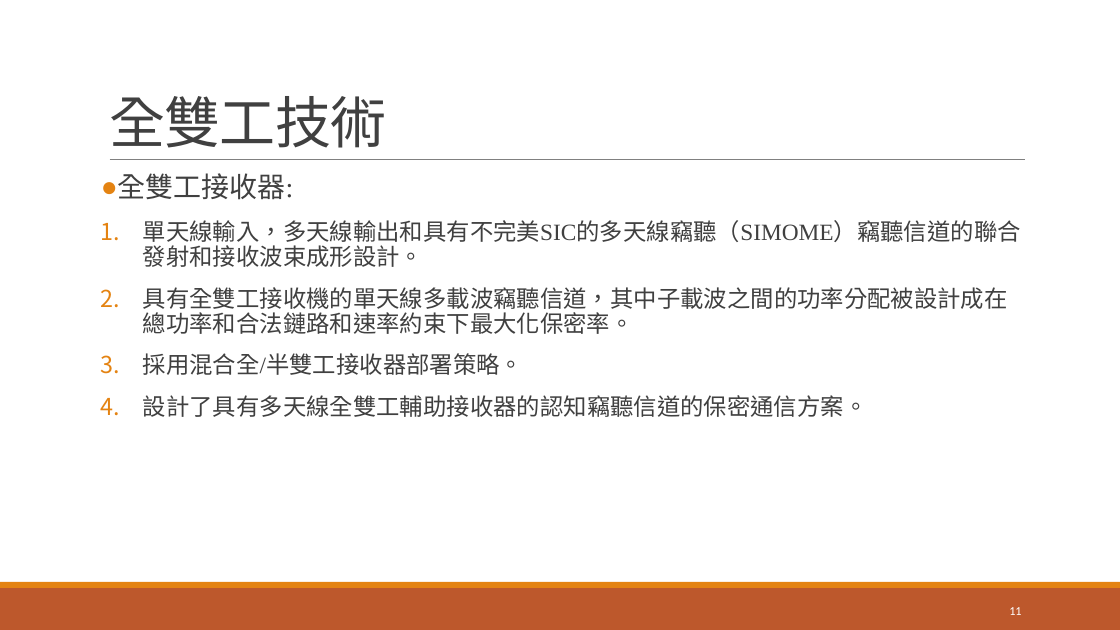
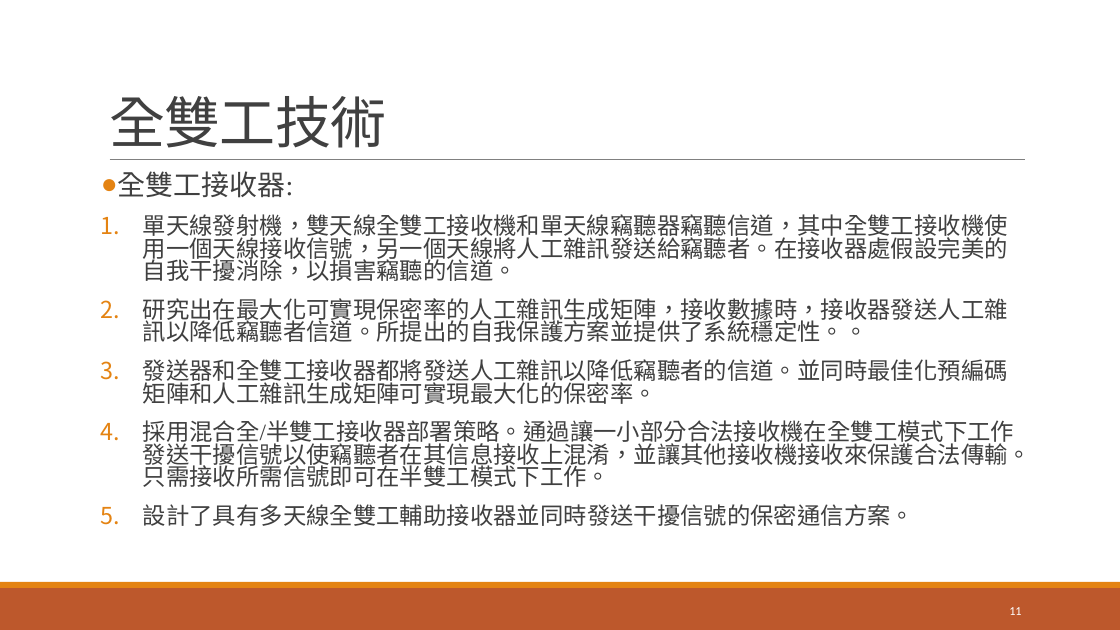
Before and after one commit to hrne/teach_java, a slide deck: slide 11 of 期末簡報_5G.pptx. Drawn at 1120x630 pixels with LibreOffice and Linux fonts; fonts in the diff are those of the drawing. Boxes give left, top, right and bottom in pixels: in the first picture for what was removed or moved away, otherwise in the second. Text is boxed around its words. In the diff, an @@ line names an element or a change of style, - is before the commit and + after.

```diff
--- a/期末簡報_5G.pptx
+++ b/期末簡報_5G.pptx
@@ text at [118, 171, 294, 198]: line spacing 0.9 to 0.8 @@
@@ text at [143, 214, 1031, 526]: text changed @@
-1. 單天線輸入，多天線輸出和具有不完美SIC的多天線竊聽（SIMOME）竊聽信道的聯合發射和接收波束成形設計。
-2. 具有全雙工接收機的單天線多載波竊聽信道，其中子載波之間的功率分配被設計成在總功率和合法鏈路和速率約束下最大化保密率。
-3. 採用混合全/半雙工接收器部署策略。
-4. 設計了具有多天線全雙工輔助接收器的認知竊聽信道的保密通信方案。
+1. 單天線發射機，雙天線全雙工接收機和單天線竊聽器竊聽信道，其中全雙工接收機使用一個天線接收信號，另一個天線將人工雜訊發送給竊聽者。在接收器處假設完美的自我干擾消除，以損害竊聽的信道。
+2. 研究出在最大化可實現保密率的人工雜訊生成矩陣，接收數據時，接收器發送人工雜訊以降低竊聽者信道。所提出的自我保護方案並提供了系統穩定性。。
+3. 發送器和全雙工接收器都將發送人工雜訊以降低竊聽者的信道。並同時最佳化預編碼矩陣和人工雜訊生成矩陣可實現最大化的保密率。
+4. 採用混合全/半雙工接收器部署策略。通過讓一小部分合法接收機在全雙工模式下工作發送干擾信號以使竊聽者在其信息接收上混淆，並讓其他接收機接收來保護合法傳輸。只需接收所需信號即可在半雙工模式下工作。
+5. 設計了具有多天線全雙工輔助接收器並同時發送干擾信號的保密通信方案。
```
Also in this commit, not shown: 12 other slides changed, 1 other file.
